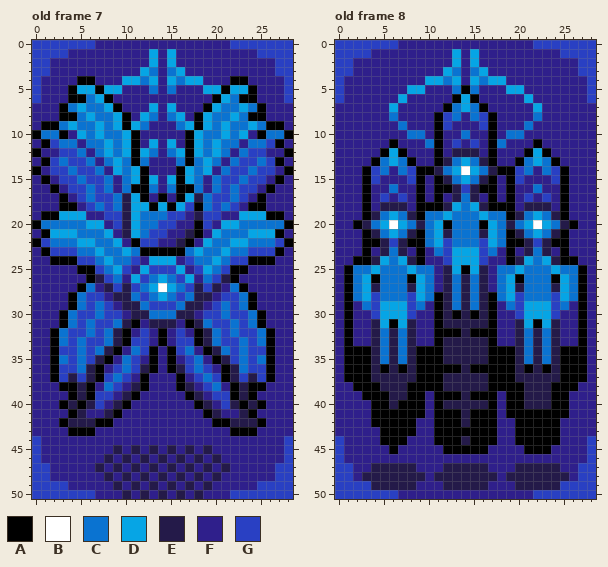
One commit to this pixel-art file: Succubus/Sprites/HeavenOpponents.aseprite. That is the earlier state.
29x51 pixels, 9 frames. Shown: old frame 7, old frame 8. The commit also changed other frames, which this record leaves out.
Visible layers, top first: "Layer 3", "Background".
Palette (. is transparent): A #000000  B #ffffff  C #0a73d1  D #06a5e5  E #241a49  F #2f1f8b  G #2940c3
Pixels before, old frame 7, first column x 0:
 0 GGGGGGGFFFFFFFFFFFFFFFGGGGGGG
 1 GGGGFFFFFFFFFDFDFFFFFFFFFGGGG
 2 GGFFFFFFFFFFFDFDFFFFFFFFFFFGG
 3 GGFFFFFFFFFFDCFCDFFFFFFFFFFGG
 4 GFFFFAAFFFDDCDFDCDDFFFAAFFFFG
 5 GFFFADDADDFFFCFCFFFDDADDAFFFG
 6 GFFFAACDAFFFFFFFFFFFADCAAFFFG
 7 FFFACDCCDAFFFDFDFFFADCCDCAFFF
 8 FFFAACDCCDAFDCFCDFADCCDCAAFFF
 9 FAACDCCDCDADCFFFCDADCDCCDCAAF
10 ACCAFDCDCCDAFFFFFADCCDCDFACCA
11 FAGCCFCCDCDAFDFDFADCDCCFCCGAF
12 AFFGGCFCDCDADCFCDADCDCFCGGFFA
13 FAGCGGCFCDCACFFFCACDCFCGGCGAF
14 AFGGCGGCFDCDAFFFADCDFCGGCGGFA
15 FAFGGCGGCFCDADFDADCFCGGCGGFAF
16 FFAFGGCGCFCAACFCAACFCGCGGFAFF
17 FFFAFGCGGCEDAFAFADECGGCGFAFFF
18 FFFAAFGCGCEDDADADGACGCGFAAFFF
19 FAADDDFFGGEDCCCGGFEGGFFDDDAAF
20 ACCCCCDDFGEDCCGGFFAGFDDCCCCCA
21 FADDDCCCDFEDCGGFFEAFDCCCDDDAF
22 AGCCCDDCCDFAGGFFEAFDCCDDCCCGA
23 FAGGGCCDCCDCAAAAACDCCDCCGGGAF
24 FFAAAGGCDCCGFDDDFGCCDCGGAAAFF
25 FFFFFAAGCDGFDGGGDFGDCGAAFFFFF
26 FFFFFFAEGCFDGCDCGDFCGEAFFFFFF
27 FFFFFACFEGEGCDBDCGEGEFCAFFFFF
28 FFFFACGGFEECGCDCGCEEFGGCAFFFF
29 FFFFACGCGFEECGGGCEEFGCGCAFFFF
30 FFFACGGCGGFEECCCEEFGGCGGCAFFF
31 FFFACGCGGCEAFEEEFAECGGCGCAFFF
32 FFACGGCGCEAFGFAFGFAECGCGGCAFF
33 FFACGCGGCEAGGFAFGGAECGGCGCAFF
34 FFAGGCGCEAFCGAFAGCFAECGCGGAFF
35 FFACGCGEAFCGFAFAFGCFAEGCGCAFF
36 FFAGGCEAFGCGEAFAEGCGFAECGGAFF
37 FFAGEGEAGCGFAFFFAFGCGAEGEGAFF
38 FFFAAEAFCGFEAFFFAEFGCFAEAAFFF
39 FFFFAEAGGFEAFFFFFAEFGGAEAFFFF
40 FFFAEAEGFEAFFFFFFFAEFGEAEAFFF
41 FFFFAEFFEAFFFFFFFFFAEFFEAFFFF
42 FFFAEEEAAFFFFFFFFFFFAAEEEAFFF
43 FFFFAAAFFFFFFFFFFFFFFFAAAFFFF
44 GFFFFFFFFFFFFFFFFFFFFFFFFFFFG
45 GFFFFFFFFEFEFEFEFEFEFFFFFFFFG
46 GFFFFFFFEFEFEFEFEFEFEFFFFFFFG
47 GGFFFFFEFEFEFEFEFEFEFEFFFFFGG
48 GGFFFFFFEFEFEFEFEFEFEFFFFFFGG
49 GGGGFFFFFEFEFEFEFEFEFFFFFGGGG
50 GGGGGGGFFFEFEFEFEFEFFFGGGGGGG
Pixels before, old frame 8, first column x 0:
 0 GGGGGGGFFFFFFFFFFFFFFFGGGGGGG
 1 GGGGFFFFFFFFFDFDFFFFFFFFFGGGG
 2 GGFFFFFFFFFFFDFDFFFFFFFFFFFGG
 3 GGFFFFFFFFFFDCFCDFFFFFFFFFFGG
 4 GFFFFFFFFFDDCDFDCDDFFFFFFFFFG
 5 GFFFFFFFDDFFFCACFFFDDFFFFFFFG
 6 GFFFFFFDFFFFFADAFFFFFDFFFFFFG
 7 FFFFFFDFFFFFACDCAFFFFFDFFFFFF
 8 FFFFFFCFFFFAGCFCGAFFFFCFFFFFF
 9 FFFFFFFCFFFAGFFFGAFFFCFFFFFFF
10 FFFFFFFFCCFAFFCFFAFCCFFFFFFFF
11 FFFFFFAFFFCAFGFGFACFFFAFFFFFF
12 FFFFFADAFFFAFEEEFAFFFADAFFFFF
13 FFFFACDCAFFAECDCEAFFACDCAFFFF
14 FFFAGCFCGAAECDBDCEAAGCFCGAFFF
15 FFFAGFFFGAFAECDCEAFAGFFFGAFFF
16 FFFAFFCFFAFAAEGEAAFAFFCFFAFFF
17 FFFAFGFGFAFAFECEFAFAFGFGFAFFF
18 FFFAFEEEFAAAEDCDEAAAFEEEFAFFF
19 FFFAECDCEACCDCCCDCCAECDCEAFFF
20 FFAECDBDCECDACCCADCECDBDCEAFF
21 FFFAECDCEACDECCCEDCAECDCEAFFF
22 FFFAAEGEAACDGCCCGDCAAEGEAAFFF
23 FFFAFECEFAFCGDDDGCFAFECEFAFFF
24 FFAAEDCDEAFFGDDDGFFAEDCDEAAFF
25 FACCDCCCDCCFEDADEFCCDCCCDCCAF
26 FACDACCCADCFECECEFCDACCCADCAF
27 FACDECCCEDCFECECEFCDECCCEDCAF
28 FACDGCCCGDCAECECEACDGCCCGDCAF
29 FAFCGDDDGCFAECECEAFCGDDDGCFAF
30 FAFFGDDDGFFAEAEAEAFFGDDDGFFAF
31 FAFFEDADEFFAEEEEEAFFEDADEFFAF
32 FAFFECECEFFAAAEAAAFFECECEFFAF
33 FAFFECECEFFAEEEEEAFFECECEFFAF
34 FAAAECECEAAAEEEEEAAAECECEAAAF
35 FAAAECECEAAAEEEEEAAAECECEAAAF
36 FAAAEAEAEAAAAAEAAAAAEAEAEAAAF
37 FAAAEEEEEAAAEEEEEAAAEEEEEAAAF
38 FFAAAEEEAAAAEEEEEAAAAEEEAAAFF
39 FFFAAAEEAAFAAAEAAAFAAEEEAAFFF
40 FFFFAAEAAAFAEEEEEAFAAEEEAAFFF
41 FFFFAAAAAAFAAAEAAAFAAAAAAAFFF
42 FFFFAAAAAFFAAAEAAAFFAAAAAFFFF
43 FFFFFAAAAFFAAAAAAAFFAAAAAFFFF
44 GFFFFAAAFFFAAAEAAAFFAAAAAFFFG
45 GFFFFFAFFFFFAAAAAFFFFAAAFFFFG
46 GFFFFFFFFFFFFFFFFFFFFFFFFFFFG
47 GGFFEEEEEFFFEEEEEFFFEEEEEFFGG
48 GGFEEEEEEEFEEEEEEEFEEEEEEEFGG
49 GGGGEEEEEFFFEEEEEFFFEEEEEGGGG
50 GGGGGGGFFFFFFFFFFFFFFFGGGGGGG
Now the later version:
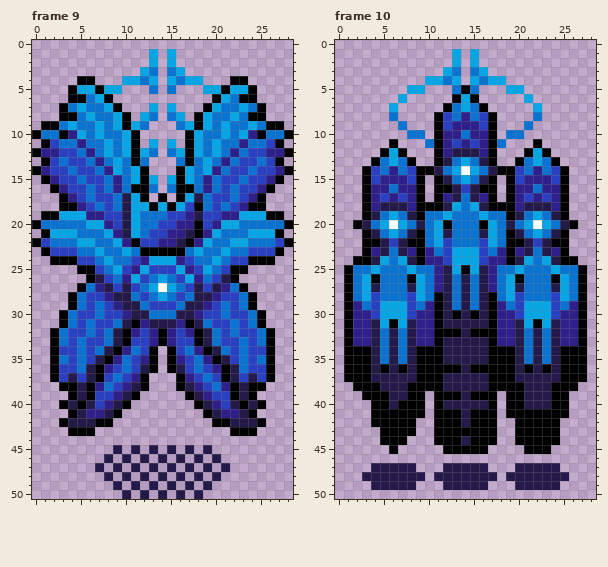
A new or re-ordered frame is compared with the old frame closest to it.
The commit says: Heaven opponents assets (HARAMBE MAGLE)
From old to new:
frames 9 -> 11
layer "Background" now hidden
frames re-ordered
Changed rows in their new state; - is an unchanged pixel.
Frame 9 against old frame 7:
first column x 0:
 0 .............................
 1 .............-.-.............
 2 .............-.-.............
 3 ............--.--............
 4 .....--...----.----...--.....
 5 ....------...-.-...------....
 6 ....-----...........-----....
 7 ...-------...-.-...-------...
 8 ...--------.--.--.--------...
 9 .------------...------------.
10 ------------.....------------
11 .-----------.-.-.-----------.
12 --------------.--------------
13 .------------...------------.
14 -------------...-------------
15 .-------------.-------------.
16 ..------------.------------..
17 ...----------.-.----------...
18 ...-----------------------...
19 .---------------------------.
21 .---------------------------.
23 .---------------------------.
24 ..-------------------------..
25 .....-------------------.....
26 ......-----------------......
27 .....-------------------.....
28 ....---------------------....
29 ....---------------------....
30 ...-----------------------...
31 ...-----------------------...
32 ..-------------------------..
33 ..-------------------------..
34 ..------------.------------..
35 ..------------.------------..
36 ..------------.------------..
37 ..-----------...-----------..
38 ...----------...----------...
39 ....--------.....--------....
40 ...--------.......--------...
41 ....------.........------....
42 ...------...........------...
43 ....---...............---....
44 .............................
45 .........-.-.-.-.-.-.........
46 ........-.-.-.-.-.-.-........
47 .......-.-.-.-.-.-.-.-.......
48 ........-.-.-.-.-.-.-........
49 .........-.-.-.-.-.-.........
50 ..........-.-.-.-.-..........
Frame 10 is new; against old frame 8:
first column x 0:
 0 .............................
 1 .............-.-.............
 2 .............-.-.............
 3 ............--.--............
 4 ..........----.----..........
 5 ........--...---...--........
 6 .......-.....---.....-.......
 7 ......-.....-----.....-......
 8 ......-....-------....-......
 9 .......-...-------...-.......
10 ........--.-------.--........
11 ......-...---------...-......
12 .....---...-------...---.....
13 ....-----..-------..-----....
14 ...-----------------------...
15 ...-------.-------.-------...
16 ...-------.-------.-------...
17 ...-------.-------.-------...
18 ...-----------------------...
19 ...-----------------------...
20 ..-------------------------..
21 ...-----------------------...
22 ...-----------------------...
23 ...-----------------------...
24 ..-------------------------..
25 .---------------------------.
26 .---------------------------.
27 .---------------------------.
28 .---------------------------.
29 .---------------------------.
30 .---------------------------.
31 .---------------------------.
32 .---------------------------.
33 .---------------------------.
34 .---------------------------.
35 .---------------------------.
36 .---------------------------.
37 .---------------------------.
38 ..-------------------------..
39 ...-------.-------.-------...
40 ....------.-------.-------...
41 ....------.-------.-------...
42 ....-----..-------..-----....
43 .....----..-------..-----....
44 .....---...-------..-----....
45 ......-.....-----....---.....
46 .............................
47 ....-----...-----...-----....
48 ...-------.-------.-------...
49 ....-----...-----...-----....
50 .............................
